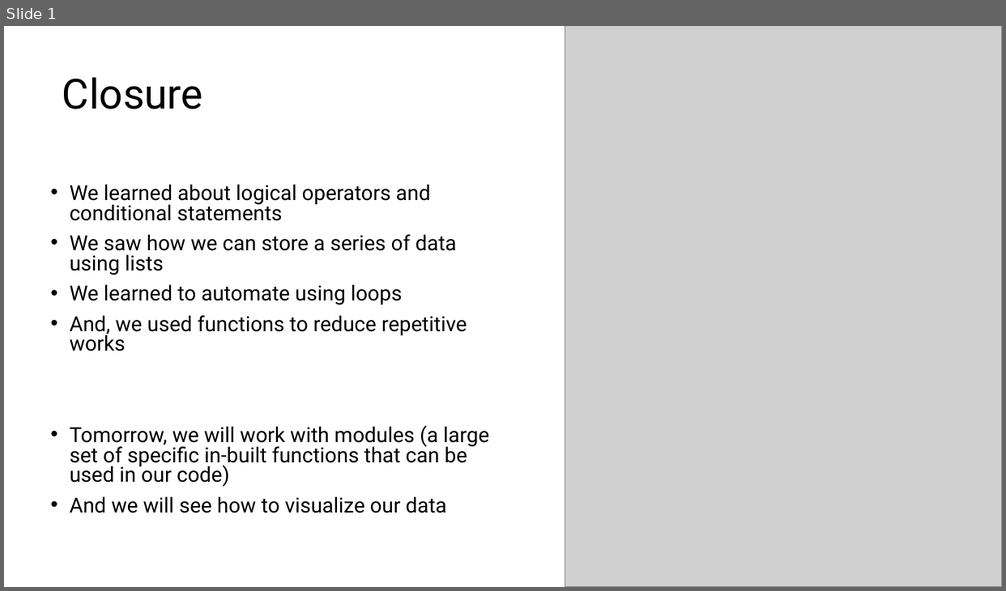
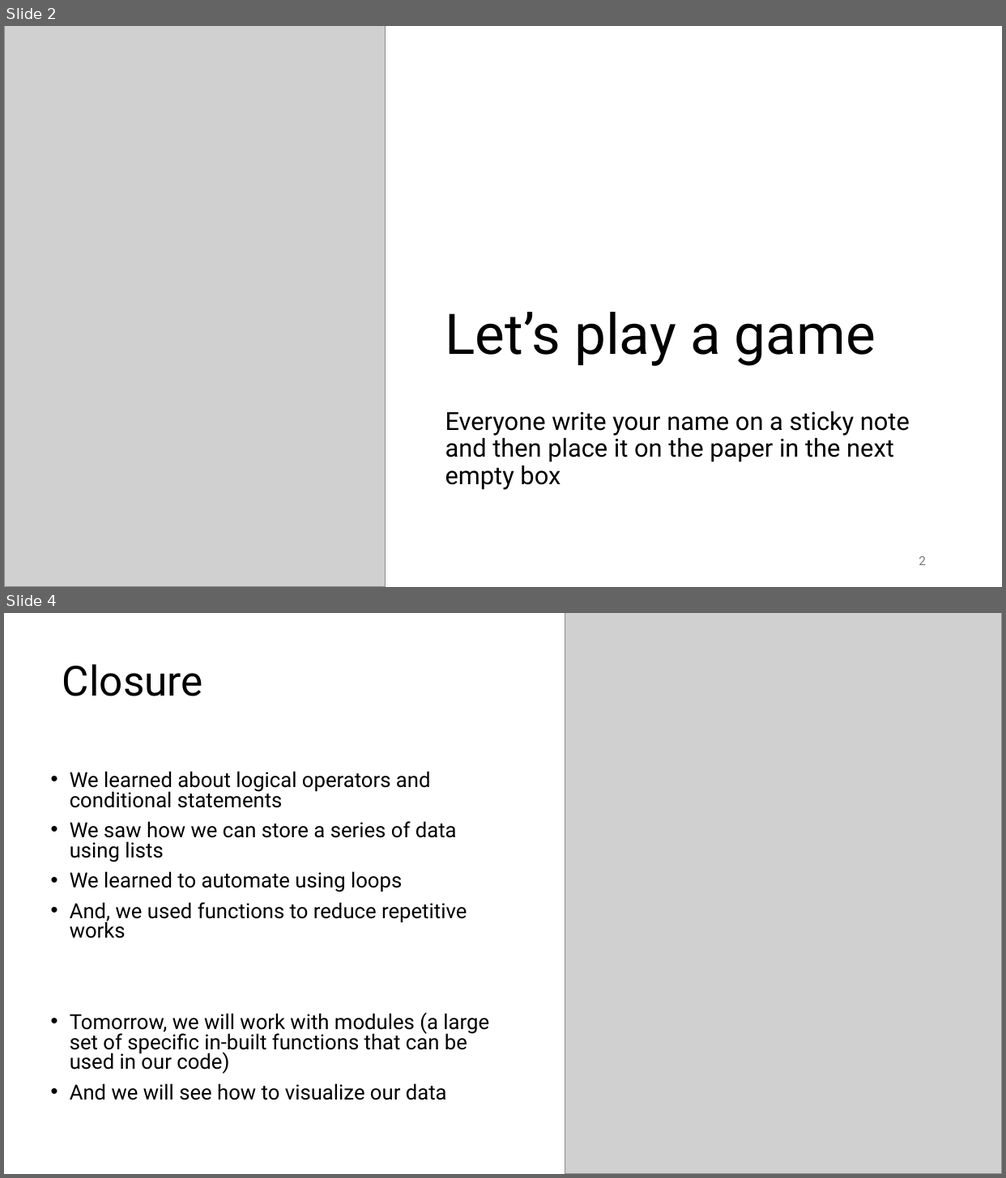
Before and after one commit to comp-comb/code4climate, a slide deck: tuesday/Code4Climate_Tuesday_AQImeaning.pptx. Shown one above the other, each under a label of ours: slide 1 before the commit, slides 2 and 4 after it; the slides between them are not shown. The pictures are 1006x591 and 1006x1178 pixels, drawn with LibreOffice and Linux fonts; fonts in the diff are those of the drawing; grey boxes stand for pictures. Boxes give left, top, right and bottom in pixels: in the first picture for what was removed or moved away, otherwise in the second. Text is boxed around its words. In the diff, an @@ line names an element or a change of style, - is before the commit and + after.

```diff
--- a/tuesday/Code4Climate_Tuesday_AQImeaning.pptx
+++ b/tuesday/Code4Climate_Tuesday_AQImeaning.pptx
@@ slide 2 added at [4, 26, 1002, 587], background #FFFFFF @@
@@ picture added at [4, 26, 385, 587] @@
@@ title added at [445, 312, 876, 366], 54 pt, text #000000 @@
+Let’s play a game
@@ text added at [445, 412, 910, 490], 24 pt, text #000000 @@
+Everyone write your name on a sticky note and then place it on the paper in the next empty box
@@ page number added at [918, 557, 926, 565], 12 pt, text #797979 @@
+2
@@ what was slide 1 is now slide 4 @@
```
Also in this commit, not shown: 2 other slides added.
